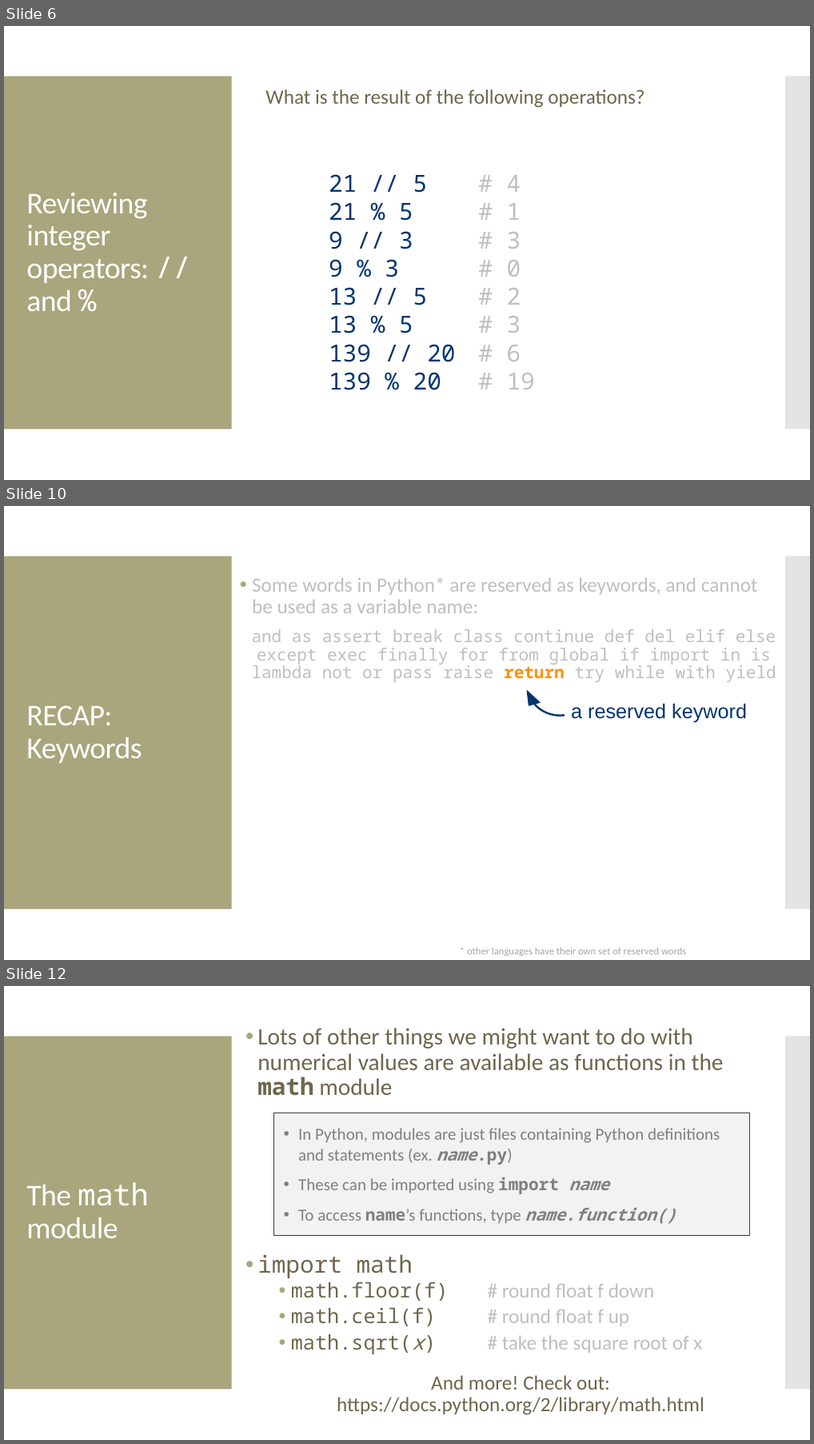
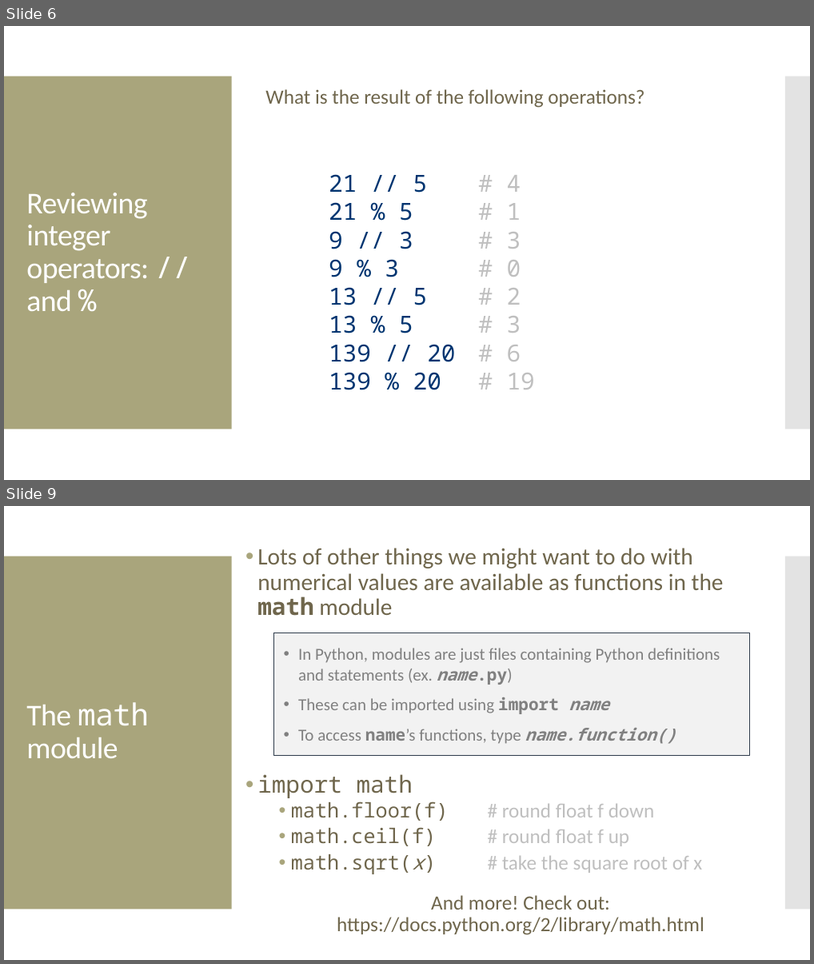
Before and after one commit to amosca01/CAIS117-S24, a slide deck: slides/07-mathematical-operators.pptx. Shown one above the other, each under a label of ours: slides 6, 10 and 12 before the commit, slides 6 and 9 after it; the slides between them are not shown. The pictures are 814x1444 and 814x964 pixels, drawn with LibreOffice and Linux fonts; fonts in the diff are those of the drawing. Boxes give left, top, right and bottom in pixels: in the first picture for what was removed or moved away, otherwise in the second. Text is boxed around its words. In the diff, an @@ line names an element or a change of style, - is before the commit and + after.

```diff
--- a/slides/07-mathematical-operators.pptx
+++ b/slides/07-mathematical-operators.pptx
@@ slide 10 removed at [4, 506, 810, 960], background #FFFFFF; not listed: 2 template elements that a slide beside it also shows @@
@@ text removed at [252, 577, 777, 682] @@
-• Some words in Python* are reserved as keywords, and cannot be used as a variable name:
-and as assert break class continue def del elif else except exec finally for from global if import in is lambda not or pass raise return try while with yield
@@ circular arrow removed at [506, 627, 614, 736] @@
@@ title removed at [26, 705, 142, 763] @@
-RECAP: Keywords
@@ text removed at [571, 703, 747, 723] @@
-a reserved keyword
@@ text removed at [467, 947, 686, 956] @@
-* other languages have their own set of reserved words
@@ what was slide 12 is now slide 9 @@
```
Also in this commit, not shown: 18 slides changed, 5 other slides removed, 22 other files.
